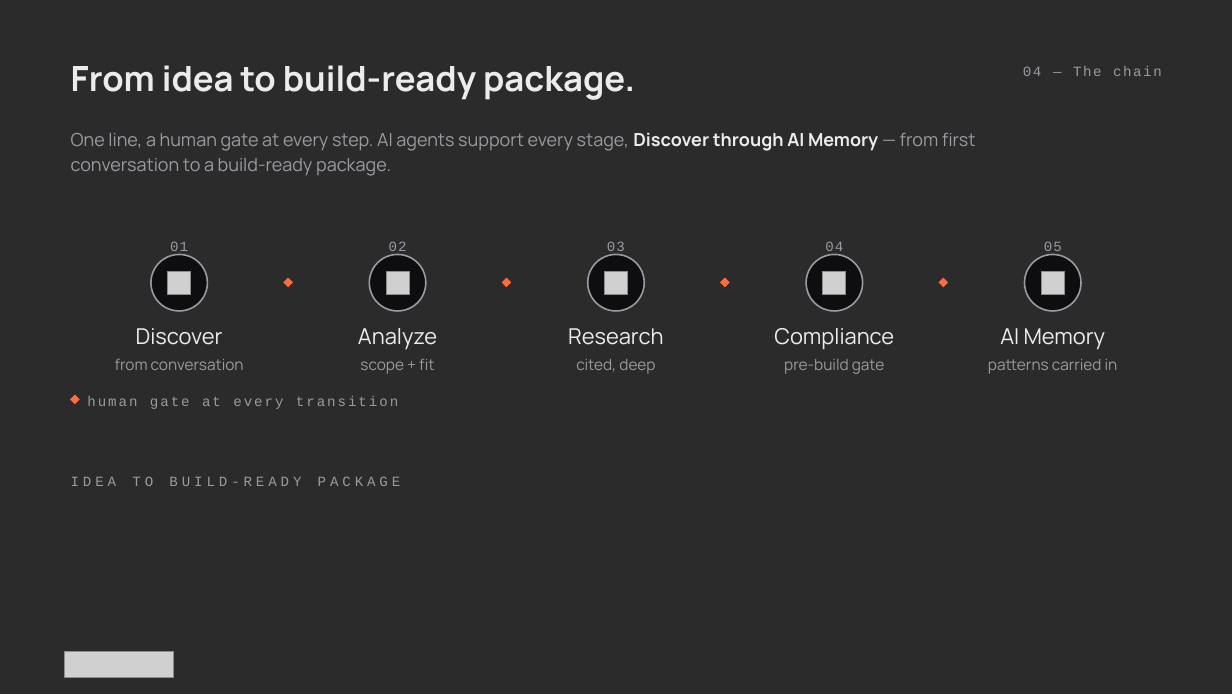
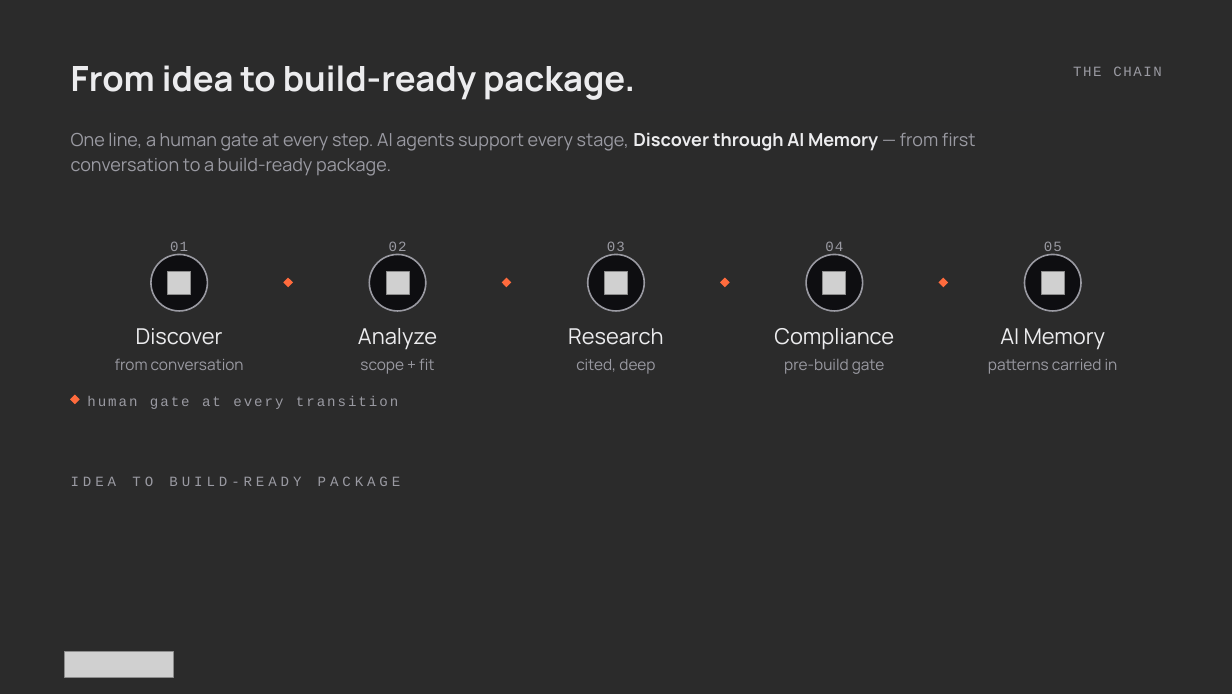
Before and after one commit to athenarunai-gif/Athena, a slide deck: slide 4 of deck/Pitch_Deck_AthenaRun_v2.pptx. Drawn at 1232x694 pixels with LibreOffice and Linux fonts; fonts in the diff are those of the drawing; grey boxes stand for pictures; background and template pictures are left out; a plain dark background stands for a picture behind light text. Boxes give left, top, right and bottom in pixels: in the first picture for what was removed or moved away, otherwise in the second. Text is boxed around its words. In the diff, an @@ line names an element or a change of style, - is before the commit and + after.

```diff
--- a/deck/Pitch_Deck_AthenaRun_v2.pptx
+++ b/deck/Pitch_Deck_AthenaRun_v2.pptx
@@ text at (1073,66,1162,76): text changed @@
-04 — The chain
+THE CHAIN
```
Also in this commit, not shown: 9 other slides changed, 3 slides added, 3 slides removed, 5 other files.
